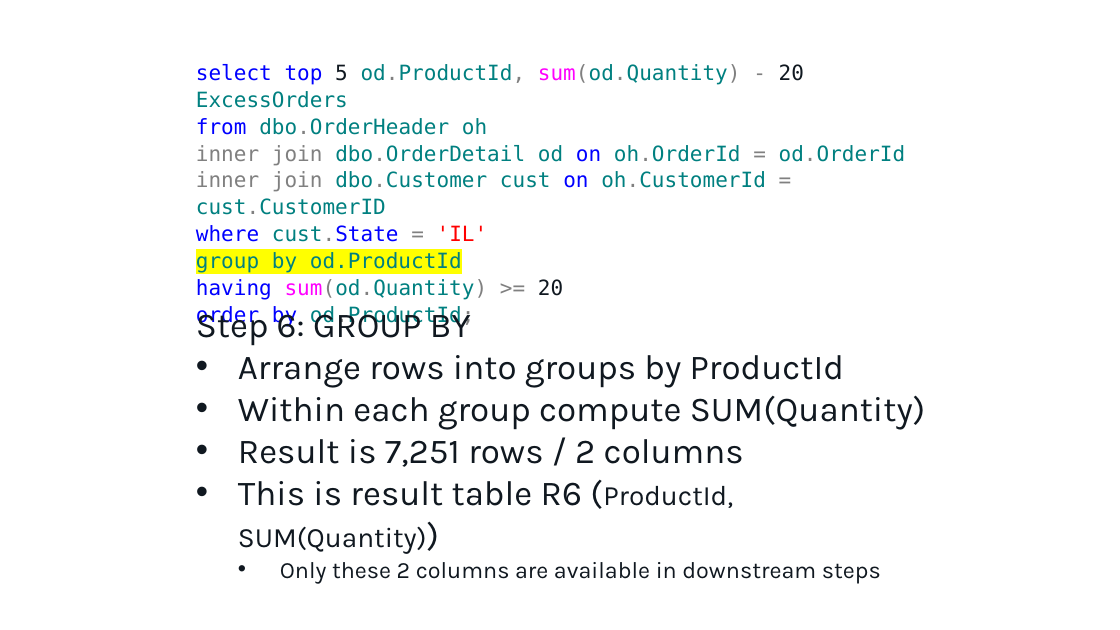
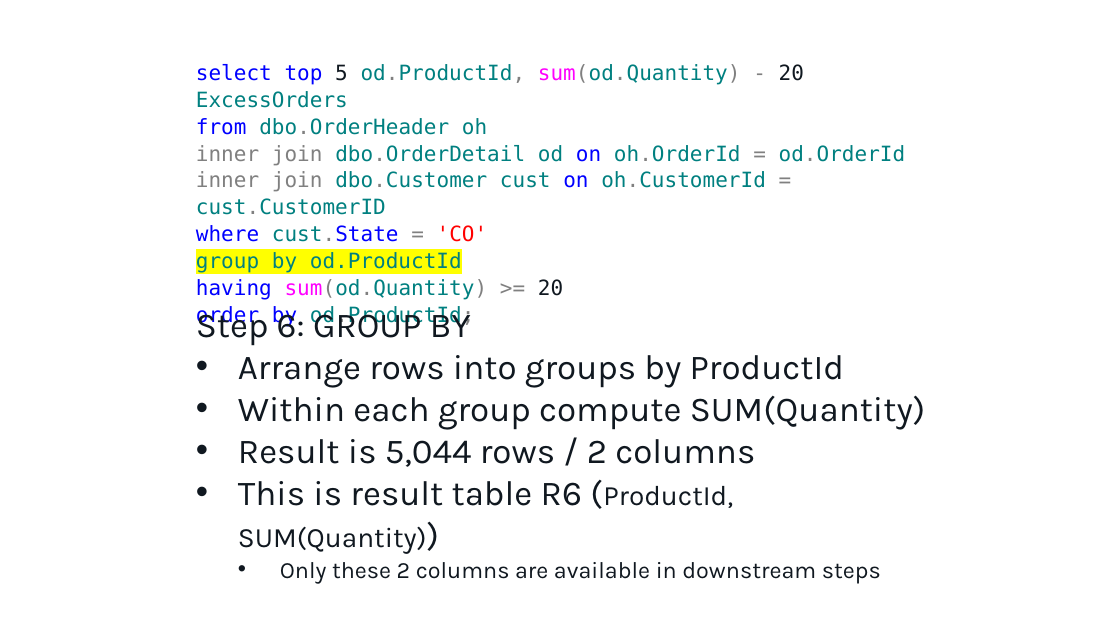
Before and after one commit to tf3604/OptimizerPresentation, a slide deck: slide 15 of Optimizer.pptx. Drawn at 1120x630 pixels with LibreOffice and Linux fonts; fonts in the diff are those of the drawing; background and template pictures are left out. Boxes give left, top, right and bottom in pixels: in the first picture for what was removed or moved away, otherwise in the second. Text is boxed around its words. In the diff, an @@ line names an element or a change of style, - is before the commit and + after.

```diff
--- a/Optimizer.pptx
+++ b/Optimizer.pptx
@@ text at <box>196,225,488,242</box>: text changed @@
-where cust.State = 'IL'
+where cust.State = 'CO'
@@ text at <box>238,439,755,467</box>: text changed @@
-• Result is 7,251 rows / 2 columns
+• Result is 5,044 rows / 2 columns
```
Also in this commit, not shown: 15 other slides changed, 1 other file.
